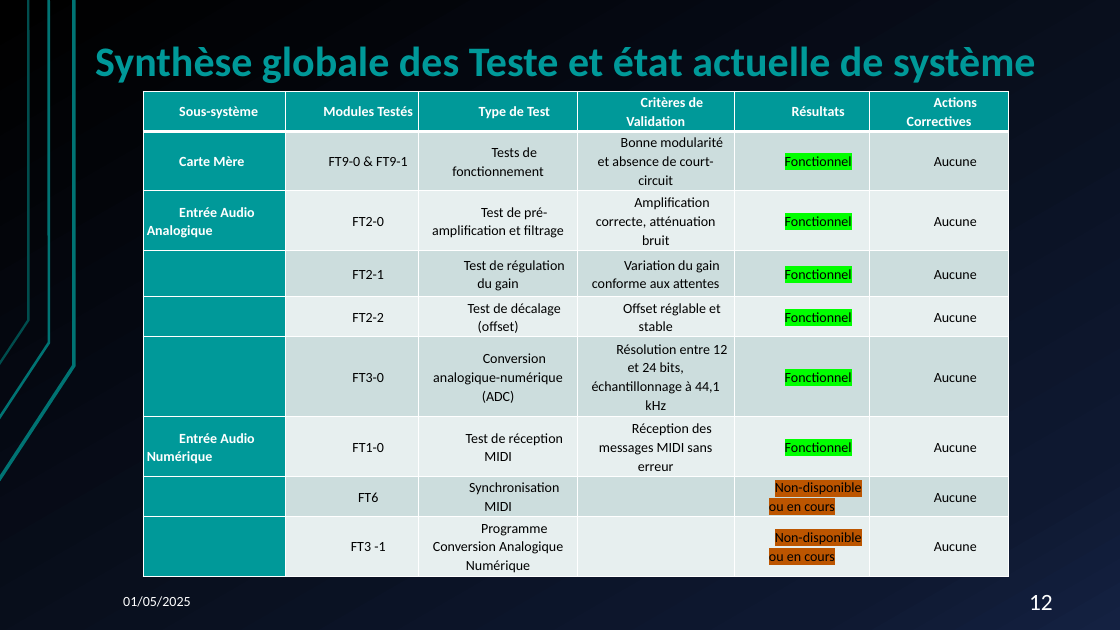
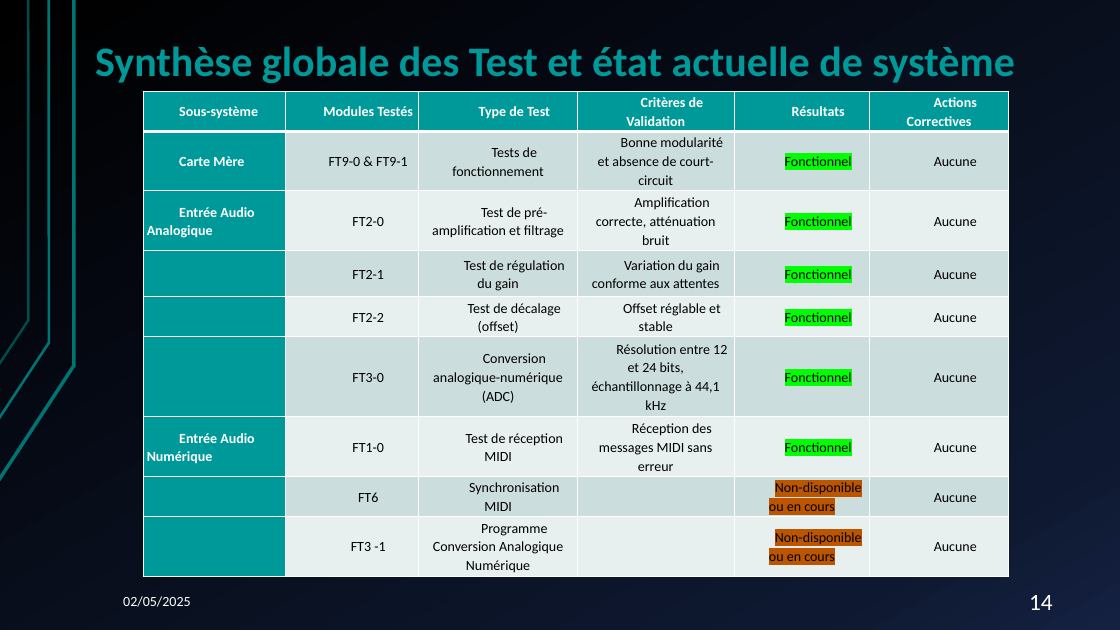
Before and after one commit to A-s-a-d/Table-de-Mixage, a slide deck: slide 14 of SousSysteme_Entrees/Documentation/PRESENTATION/Presentation_3_SAE_S6.pptx (slide 12 before the commit). Drawn at 1120x630 pixels with LibreOffice and Linux fonts; fonts in the diff are those of the drawing. Boxes give left, top, right and bottom in pixels: in the first picture for what was removed or moved away, otherwise in the second. Text is boxed around its words. In the diff, an @@ line names an element or a change of style, - is before the commit and + after.

```diff
--- a/SousSysteme_Entrees/Documentation/PRESENTATION/Presentation_3_SAE_S6.pptx
+++ b/SousSysteme_Entrees/Documentation/PRESENTATION/Presentation_3_SAE_S6.pptx
@@ text at bbox=[95, 46, 1015, 83]: text changed @@
-Synthèse globale des Teste et état actuelle de système
+Synthèse globale des Test et état actuelle de système
@@ text at bbox=[123, 596, 190, 607]: text changed @@
-01/05/2025
+02/05/2025
@@ page number at bbox=[1029, 595, 1053, 610]: text changed @@
-12
+14
```
Also in this commit, not shown: 18 other slides changed, 3 slides added, 2 other files.
